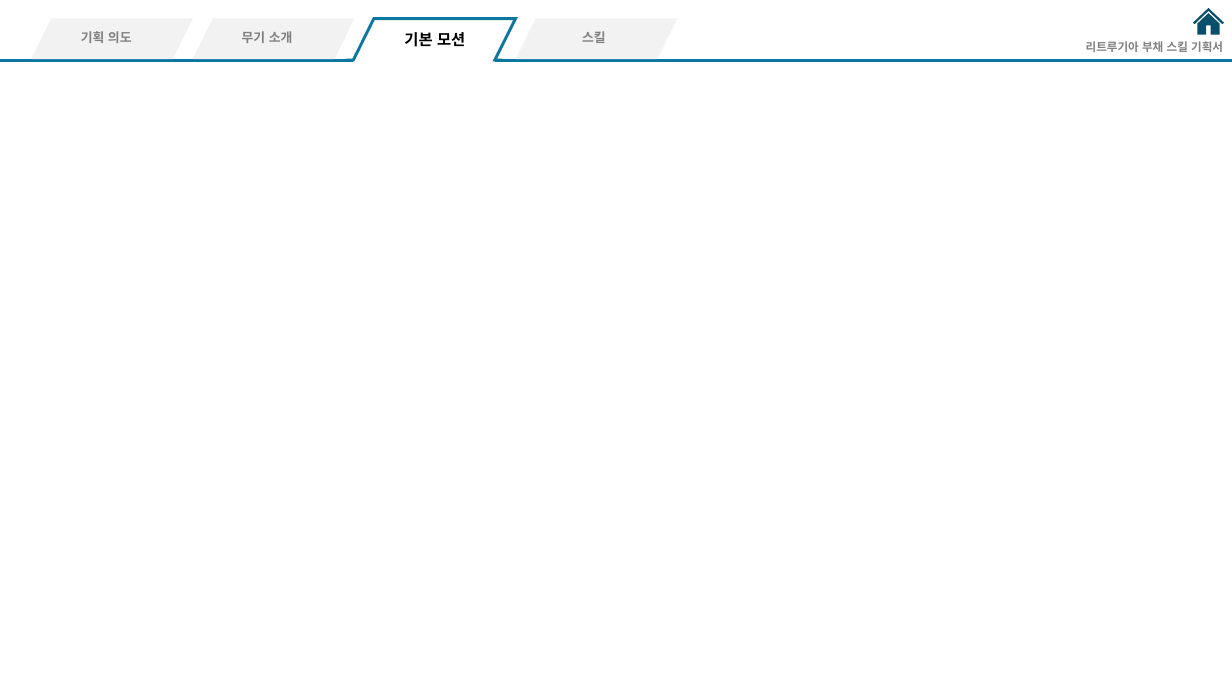
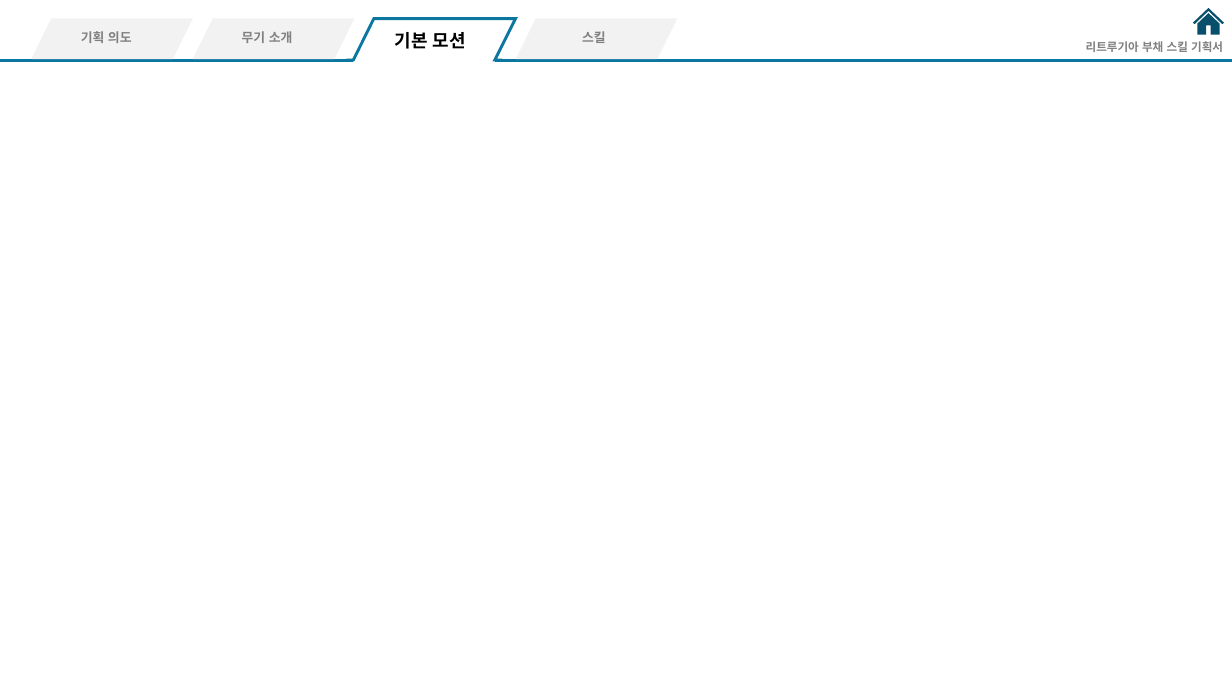
Before and after one commit to hjs0913/GameDesign, a slide deck: slide 6 of 액션&경영 RPG/스킬/리트루기아_부채스킬기획.pptx (slide 5 before the commit). Drawn at 1232x693 pixels with LibreOffice and Linux fonts; fonts in the diff are those of the drawing. Boxes give left, top, right and bottom in pixels: in the first picture for what was removed or moved away, otherwise in the second. Text is boxed around its words. In the diff, an @@ line names an element or a change of style, - is before the commit and + after.

```diff
--- a/액션&경영 RPG/스킬/리트루기아_부채스킬기획.pptx
+++ b/액션&경영 RPG/스킬/리트루기아_부채스킬기획.pptx
@@ text "기본 모션": place and size @@
-text "기본 모션" at (404, 32, 465, 47)
+text "기본 모션" at (395, 32, 466, 49)
@@ text "기본 모션" at (395, 32, 466, 49): size 12 to 14 pt @@
```
Also in this commit, not shown: 5 other slides changed, 3 slides added, 1 slide removed, 2 other files.
